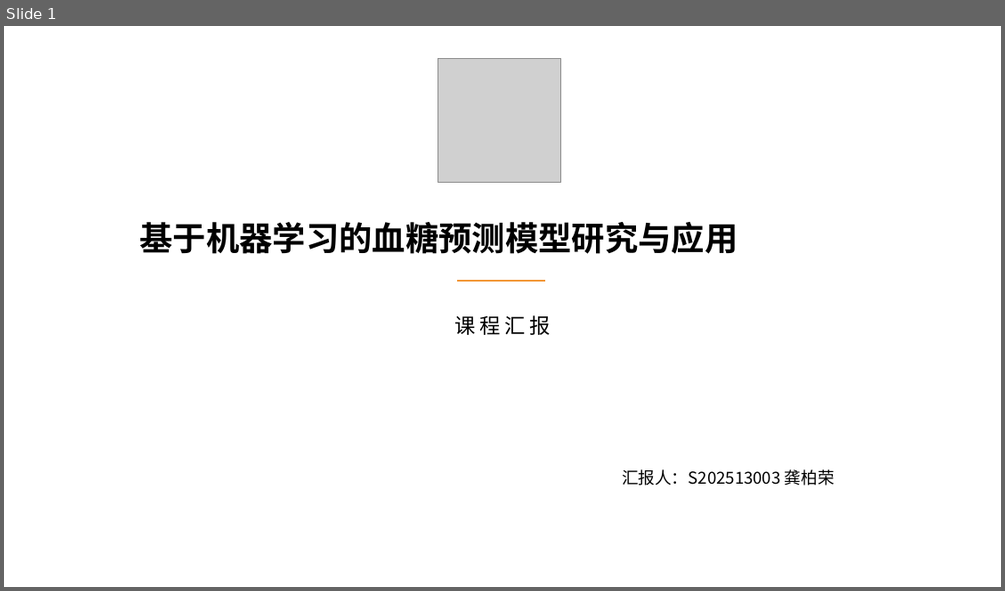
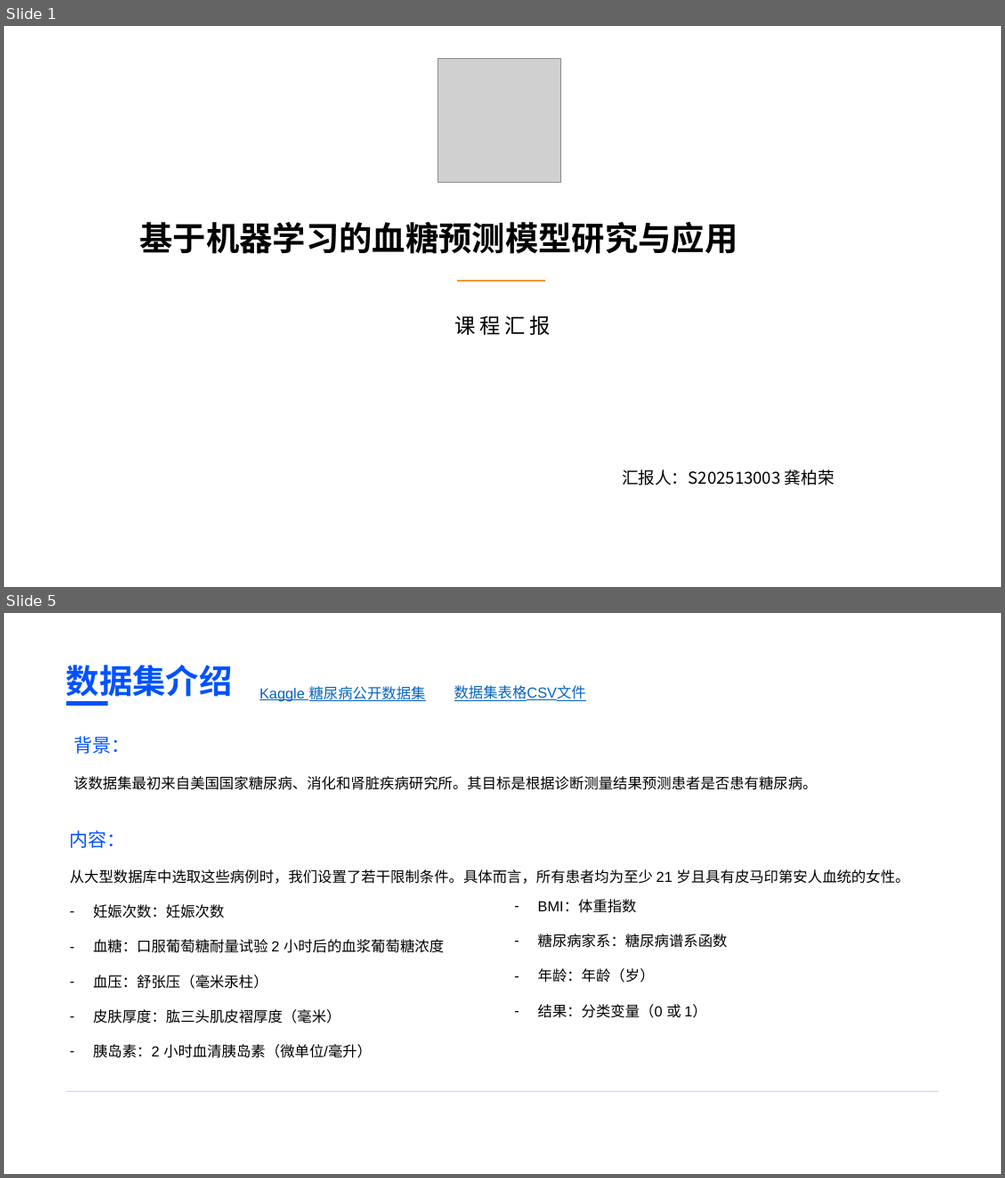
Before and after one commit to BaiRong-NUC/DiabetesAnalyzes, a slide deck: 多元统计与模式识别课程汇报.pptx. Shown one above the other, each under a label of ours: slide 1 before the commit, slides 1 and 5 after it; the slides between them are not shown. The pictures are 1005x591 and 1005x1178 pixels, drawn with LibreOffice and Linux fonts; fonts in the diff are those of the drawing; grey boxes stand for pictures; background and template pictures are left out. Boxes give left, top, right and bottom in pixels: in the first picture for what was removed or moved away, otherwise in the second. Text is boxed around its words. In the diff, an @@ line names an element or a change of style, - is before the commit and + after.

Commit message:
上传ppt 完成了数据集的介绍

```diff
--- a/多元统计与模式识别课程汇报.pptx
+++ b/多元统计与模式识别课程汇报.pptx
@@ slide 5 added at <box>4,613,1001,1174</box>, background #FFFFFF @@
@@ text added at <box>66,665,233,702</box>, 32 pt, text #0052FF, bold @@
+数据集介绍
@@ text added at <box>259,686,426,701</box>, 14 pt, text #0563C1, underline @@
+Kaggle 糖尿病公开数据集
@@ text added at <box>454,685,586,701</box>, 14 pt, text #0563C1, underline @@
+数据集表格CSV文件
@@ rounded rectangle added at <box>66,701,108,706</box>, fill #0052FF @@
@@ text added at <box>73,736,817,790</box>, 14 pt, text #000000 @@
+背景：
+该数据集最初来自美国国家糖尿病、消化和肾脏疾病研究所。其目标是根据诊断测量结果预测患者是否患有糖尿病。
@@ text added at <box>70,830,909,1058</box>, 14 pt, text #000000 @@
+内容：
+从大型数据库中选取这些病例时，我们设置了若干限制条件。具体而言，所有患者均为至少 21 岁且具有皮马印第安人血统的女性。
+– 妊娠次数：妊娠次数
+– 血糖：口服葡萄糖耐量试验 2 小时后的血浆葡萄糖浓度
+– 血压：舒张压（毫米汞柱）
+– 皮肤厚度：肱三头肌皮褶厚度（毫米）
+– 胰岛素：2 小时血清胰岛素（微单位/毫升）
@@ text added at <box>538,900,728,1018</box>, 14 pt, text #000000 @@
+– BMI：体重指数
+– 糖尿病家系：糖尿病谱系函数
+– 年龄：年龄（岁）
+– 结果：分类变量（0 或 1）
@@ rounded rectangle added at <box>66,1091,938,1092</box>, fill #0052FF at 20% opacity @@
```
Also in this commit, not shown: 2 slides changed, 2 other slides added, 9 slides removed.
